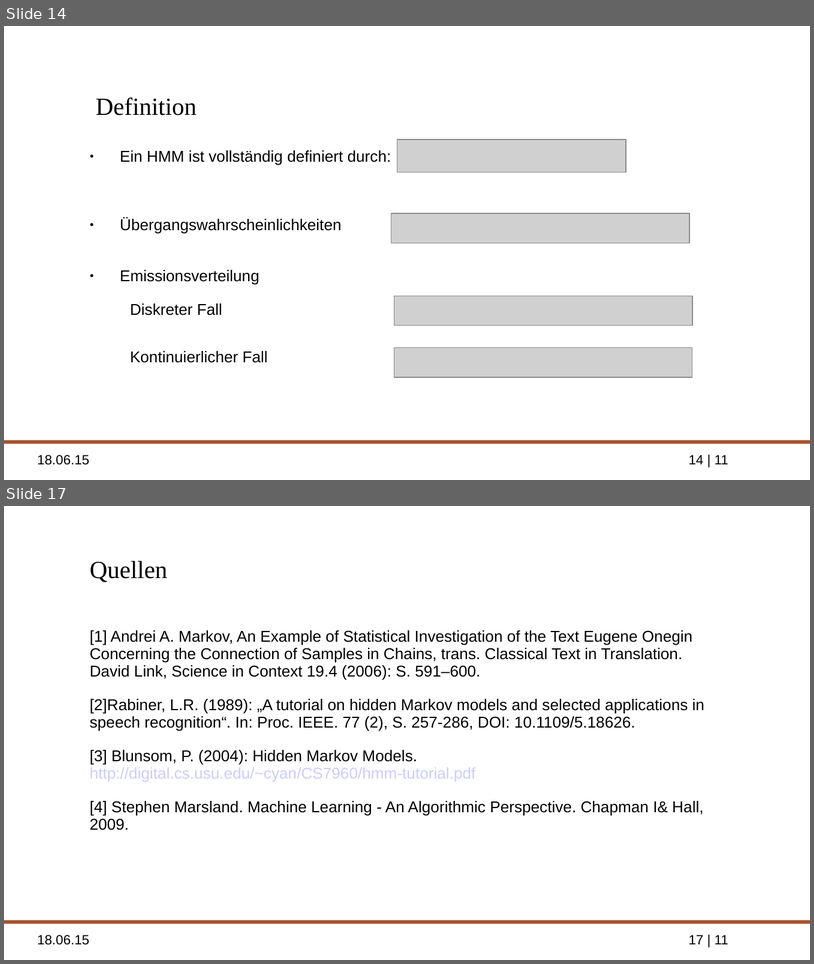
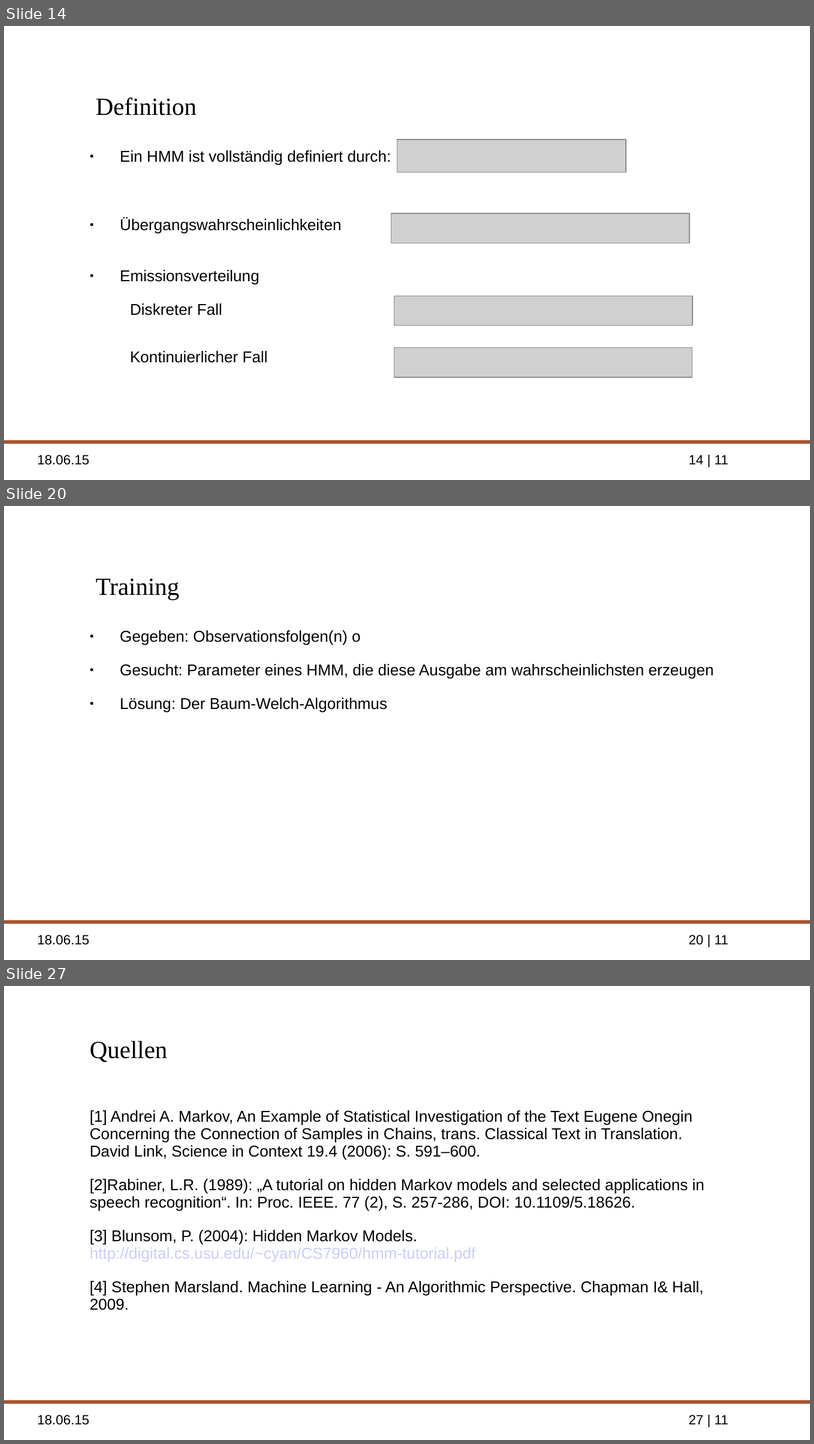
Before and after one commit to ppasler/Formale-Methoden-HMM, a slide deck: presentation/hidden_markov_pasler.odp. Shown one above the other, each under a label of ours: slides 14 and 17 before the commit, slides 14, 20 and 27 after it; the slides between them are not shown. The pictures are 814x964 and 814x1444 pixels, drawn with LibreOffice and Linux fonts; fonts in the diff are those of the drawing; grey boxes stand for pictures; background and template pictures are left out. Boxes give left, top, right and bottom in pixels: in the first picture for what was removed or moved away, otherwise in the second. Text is boxed around its words. In the diff, an @@ line names an element or a change of style, - is before the commit and + after.

```diff
--- a/presentation/hidden_markov_pasler.odp
+++ b/presentation/hidden_markov_pasler.odp
@@ slide 20 added at bbox=[4, 506, 810, 960], background picture (left out); not listed: 3 template elements that a slide beside it also shows @@
@@ title added at bbox=[96, 579, 180, 600], 22 pt, text #000000 @@
+Training
@@ text added at bbox=[120, 630, 714, 712], 14 pt, text #000000 @@
+● Gegeben: Observationsfolgen(n) o
+● Gesucht: Parameter eines HMM, die diese Ausgabe am wahrscheinlichsten erzeugen
+● Lösung: Der Baum-Welch-Algorithmus
@@ what was slide 17 is now slide 27 @@
@@ page number at bbox=[689, 1414, 729, 1424]: text changed @@
-17 | 11
+27 | 11
```
Also in this commit, not shown: 10 other slides added, 1 slide removed, 2 other files.
